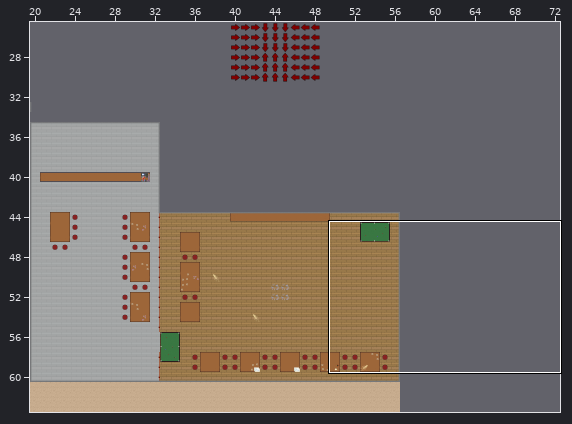
One commit to this Tiled map: core/assets/maps/DBar.tmx. Above: a wide view before the commit, with the close-up outlined.
Close-up. Before the commit:
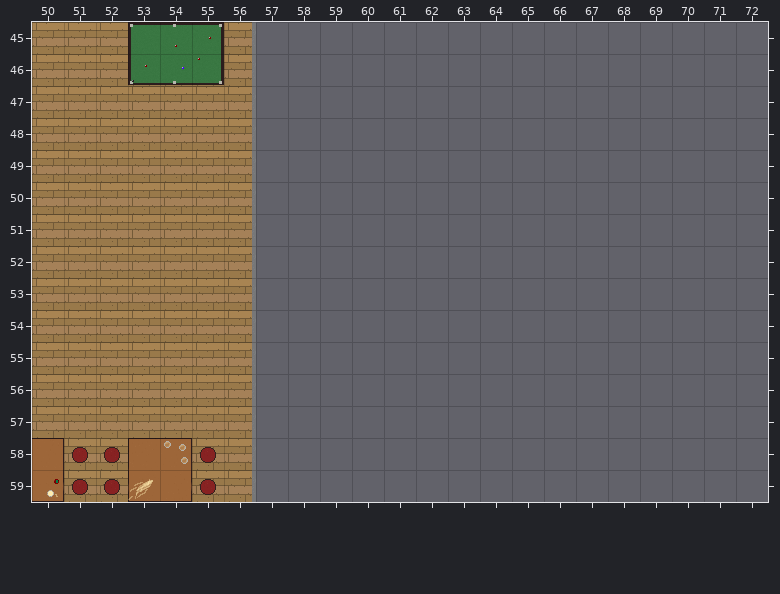
Cells are 32x32 px. Shown: x 50..72, y 45..59.
After:
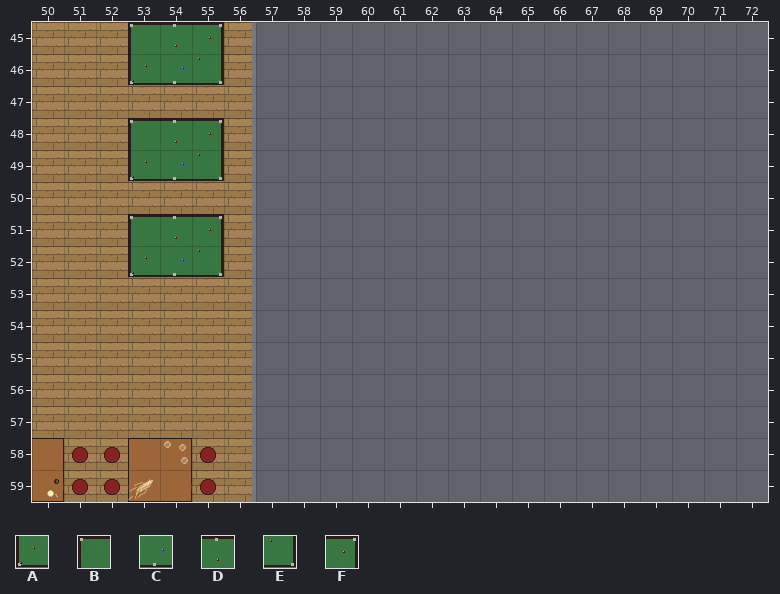
Key: from "finaltileset": A 333 turned 270, B 334 turned 270, C 356 turned 270, D 357 turned 270, E 379 turned 270, F 380 turned 270.
_ is an empty cell, . an unchanged one.
From old to new:
--- layer "Foreground"
@@ x 53..55 @@
-48 ___
-49 ___
+48 BDF
+49 ACE
@@ x 53..55 @@
-51 ___
-52 ___
+51 BDF
+52 ACE
Where, in picture pixels (left, top, right, bottom), the same in both close-ups:
added: (128, 118, 224, 181)
added: (128, 214, 224, 277)
